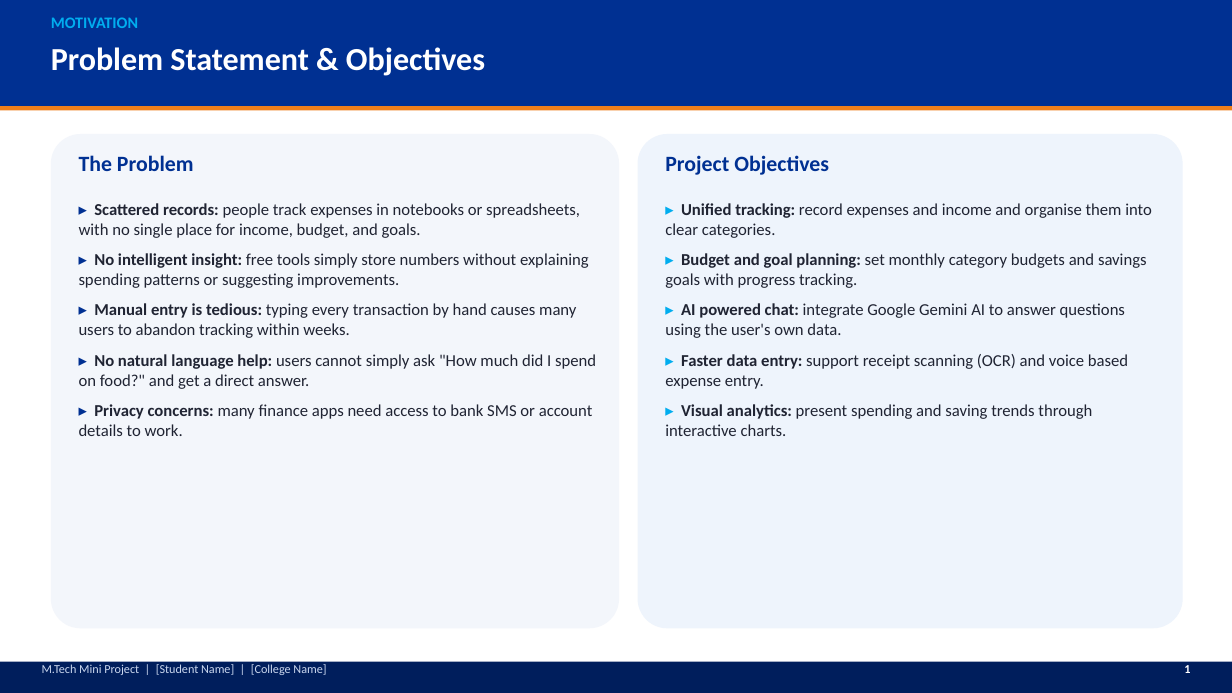
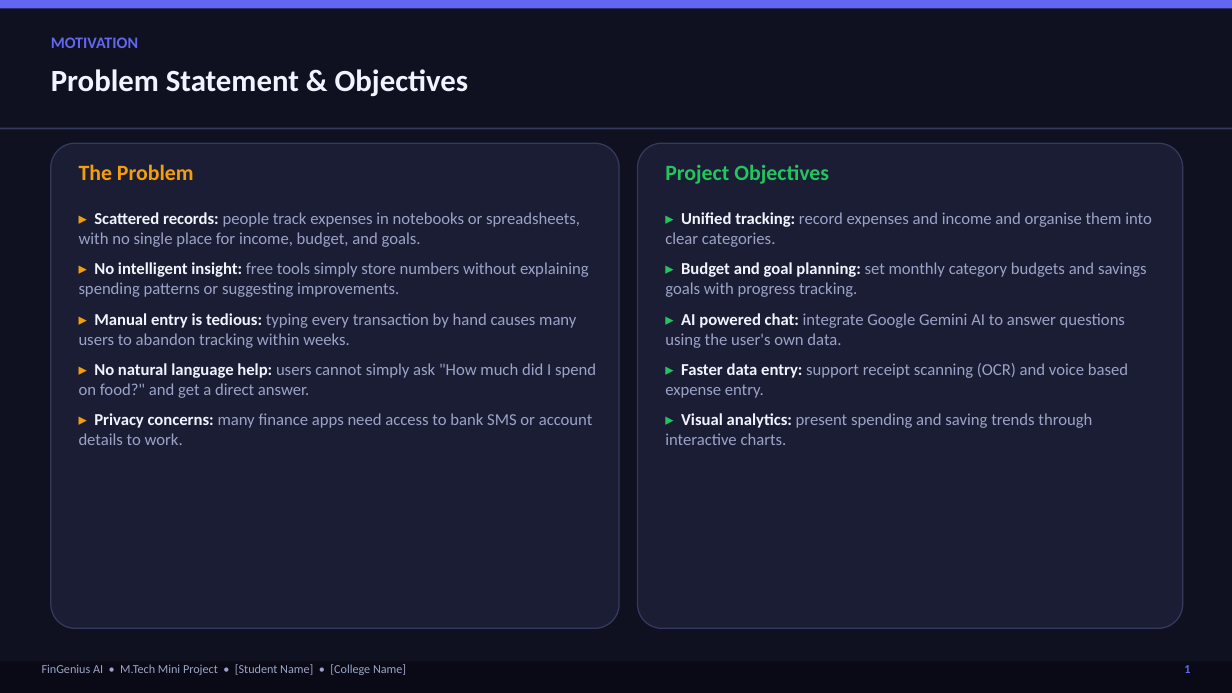
Before and after one commit to seshapriyan44/summa2, a slide deck: slide 2 of FinGenius_AI_Seminar_Presentation.pptx. Drawn at 1232x693 pixels with LibreOffice and Linux fonts; fonts in the diff are those of the drawing. Boxes give left, top, right and bottom in pixels: in the first picture for what was removed or moved away, otherwise in the second. Text is boxed around its words. In the diff, an @@ line names an element or a change of style, - is before the commit and + after.

```diff
--- a/FinGenius_AI_Seminar_Presentation.pptx
+++ b/FinGenius_AI_Seminar_Presentation.pptx
@@ rectangle: place and size @@
-rectangle at [0,106,1232,110]
+rectangle at [0,0,1232,8]
@@ rectangle at [0,0,1232,8]: fill #EF7F1B to #6366F1 @@
@@ rectangle: place and size @@
-rectangle at [0,0,1232,106]
+rectangle at [0,0,1232,693]
@@ rectangle at [0,0,1232,693]: fill #003092 to #0F1120 @@
@@ text "MOTIVATION": place and size @@
-text "MOTIVATION" at [51,17,138,28]
+text "MOTIVATION" at [51,37,138,48]
@@ text "MOTIVATION" at [51,37,138,48]: text colour #01ADEF to #6366F1 @@
@@ text "Problem Statement & Objectives": place and size @@
-text "Problem Statement & Objectives" at [51,47,485,76]
+text "Problem Statement & Objectives" at [51,69,469,97]
@@ text "Problem Statement & Objectives" at [51,69,469,97]: size 25 to 24 pt, text colour #FFFFFF to #F1F3FF @@
@@ rectangle added at [0,128,1232,129], fill #353A5C @@
@@ rounded rectangle: place and size @@
-rounded rectangle at [51,134,619,628]
+rounded rectangle at [51,143,619,628]
@@ rounded rectangle at [51,143,619,628]: fill #F3F6FB to #1A1D33; outline none to #353A5C 1 pt; proportions changed @@
@@ rounded rectangle: place and size @@
-rounded rectangle at [638,134,1183,628]
+rounded rectangle at [638,143,1183,628]
@@ rounded rectangle at [638,143,1183,628]: fill #EEF4FC to #1A1D33; outline none to #353A5C 1 pt; proportions changed @@
@@ text "The Problem" at [79,164,194,180]: text colour #003092 to #F59E0B @@
@@ 4 texts: place and size @@
-4 texts at [79,155,1152,436]
+4 texts at [79,164,1152,445]
@@ text "Project Objectives" at [665,164,829,184]: text colour #003092 to #22C55E @@
@@ text "▸ Scattered records: people track ..." at [79,212,596,445]: text colour #003092 to #F59E0B in "▸", "▸", "▸", "▸" and 1 more places; text colour #202433 to #F1F3FF in "Scattered records:", "No intelligent insight:", "Manual entry is tedious:", "No natural language help:" and 1 more places; text colour #202433 to #9CA3C7 in "people track expenses in notebooks or spreadsheets, ...", "free tools simply store numbers without explaining ...", "typing every transaction by hand causes many ...", "users cannot simply ask "How much did ..." and 1 more places @@
@@ text "▸ Unified tracking: record expenses ..." at [665,212,1152,445]: text colour #01ADEF to #22C55E in "▸", "▸", "▸", "▸" and 1 more places; text colour #202433 to #F1F3FF in "Unified tracking:", "Budget and goal planning:", "AI powered chat:", "Faster data entry:" and 1 more places; text colour #202433 to #9CA3C7 in "record expenses and income and organise them ...", "set monthly category budgets and savings goals ...", "integrate Google Gemini AI to answer questions ...", "support receipt scanning (OCR) and voice based ..." and 1 more places @@
@@ rectangle at [0,662,1232,693]: fill #001E5C to #090A16 @@
@@ text at [42,664,406,675]: text changed; text colour #C9D6EE to #9CA3C7 @@
-M.Tech Mini Project | [Student Name] | [College Name]
+FinGenius AI • M.Tech Mini Project • [Student Name] • [College Name]
@@ text "1" at [1184,665,1190,673]: text colour #FFFFFF to #6366F1 @@
```
Also in this commit, not shown: 7 other slides changed, 1 other file.
